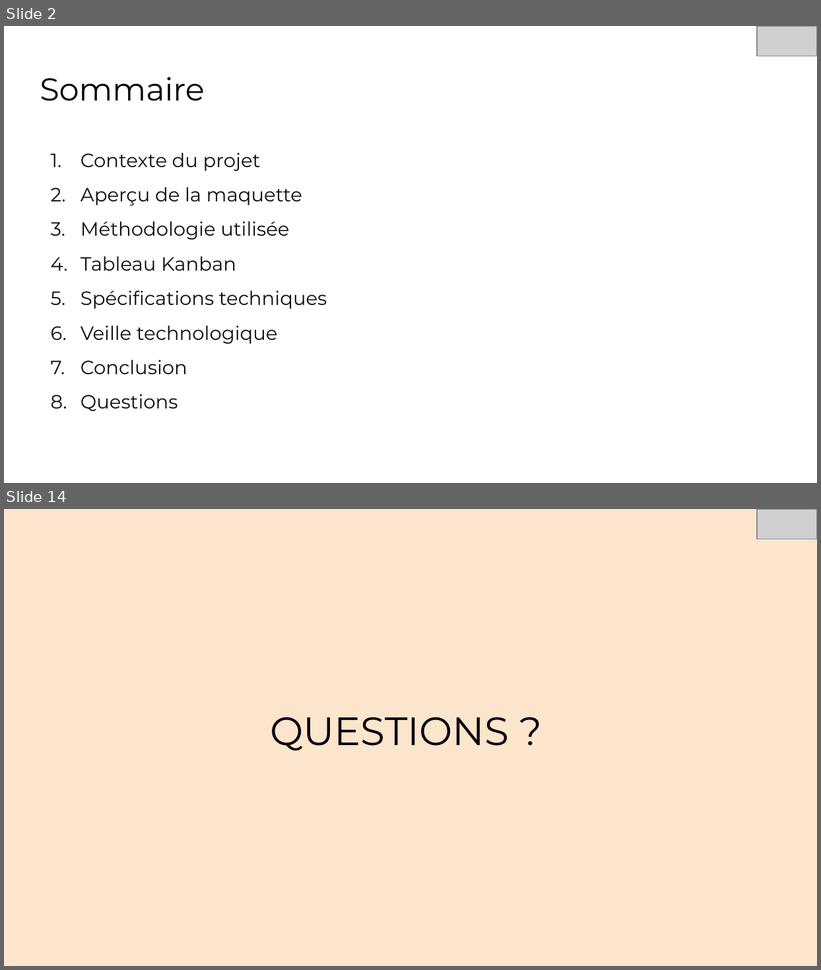
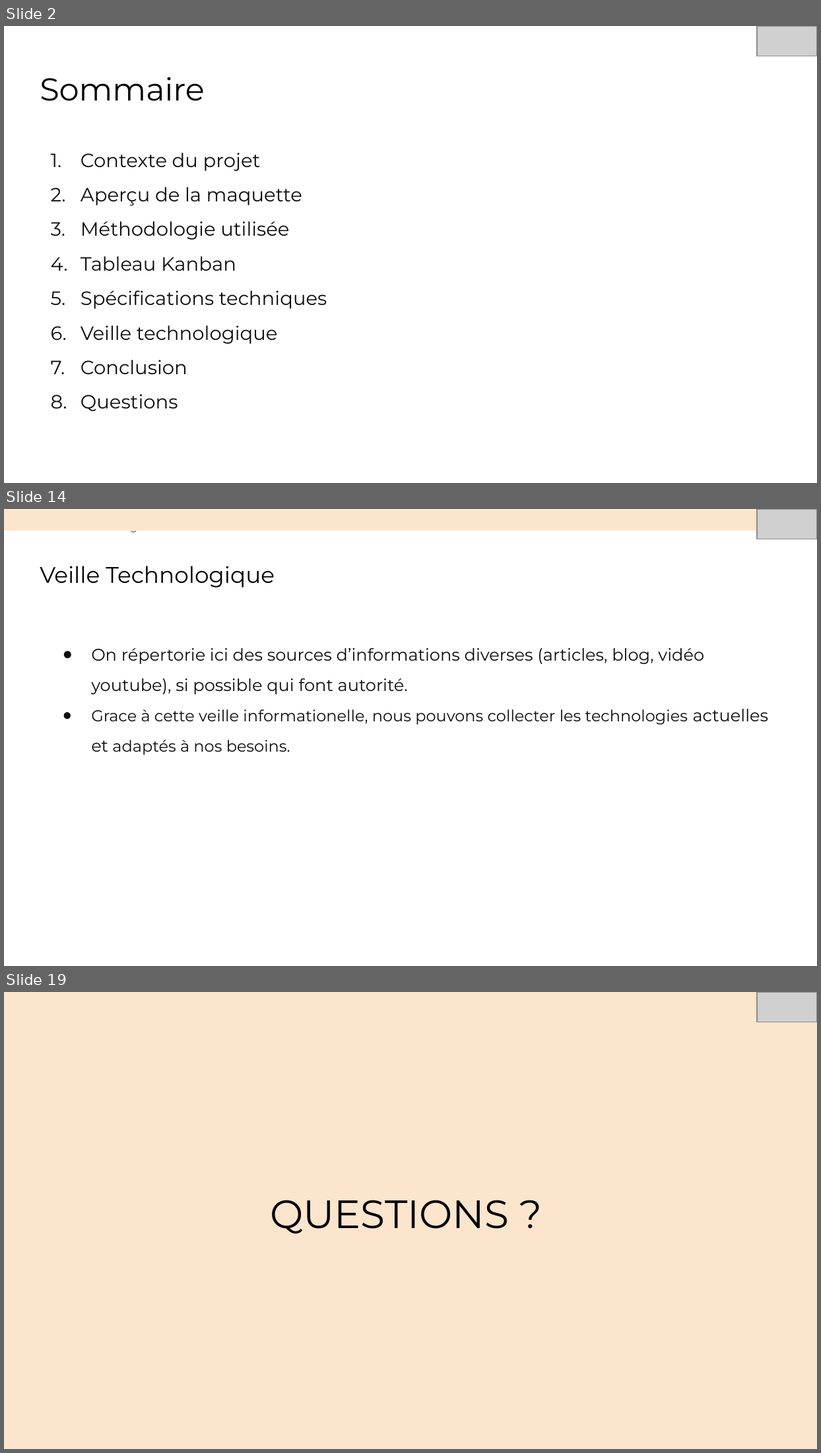
Before and after one commit to Nasus-Stackman/Projet7, a slide deck: Présentation.odp. Shown one above the other, each under a label of ours: slides 2 and 14 before the commit, slides 2, 14 and 19 after it; the slides between them are not shown. The pictures are 821x970 and 821x1453 pixels, drawn with LibreOffice and Linux fonts; fonts in the diff are those of the drawing; grey boxes stand for pictures. Boxes give left, top, right and bottom in pixels: in the first picture for what was removed or moved away, otherwise in the second. Text is boxed around its words. In the diff, an @@ line names an element or a change of style, - is before the commit and + after.

```diff
--- a/Présentation.odp
+++ b/Présentation.odp
@@ slide 14 added at <box>4,509,817,966</box>, background #FFFFFF @@
@@ rectangle added at <box>4,509,817,530</box>, fill #FCE5CD, outline #F7EDDE 0.74 pt @@
@@ picture added at <box>757,509,817,539</box> @@
@@ text added at <box>105,531,145,533</box>, 10 pt, text #595959 @@
+Présentation de l’usage du no-code
@@ title added at <box>40,566,275,588</box>, 20 pt, text #000000 @@
+Veille Technologique
@@ text added at <box>91,648,769,755</box>, 15 pt, text #0D0D0D @@
+● On répertorie ici des sources d’informations diverses (articles, blog, vidéo youtube), si possible qui font autorité.
+● Grace à cette veille informationelle, nous pouvons collecter les technologies actuelles et adaptés à nos besoins.
@@ what was slide 14 is now slide 19 @@
```
Also in this commit, not shown: 8 slides changed, 6 other slides added, 2 slides removed, 3 other files.
